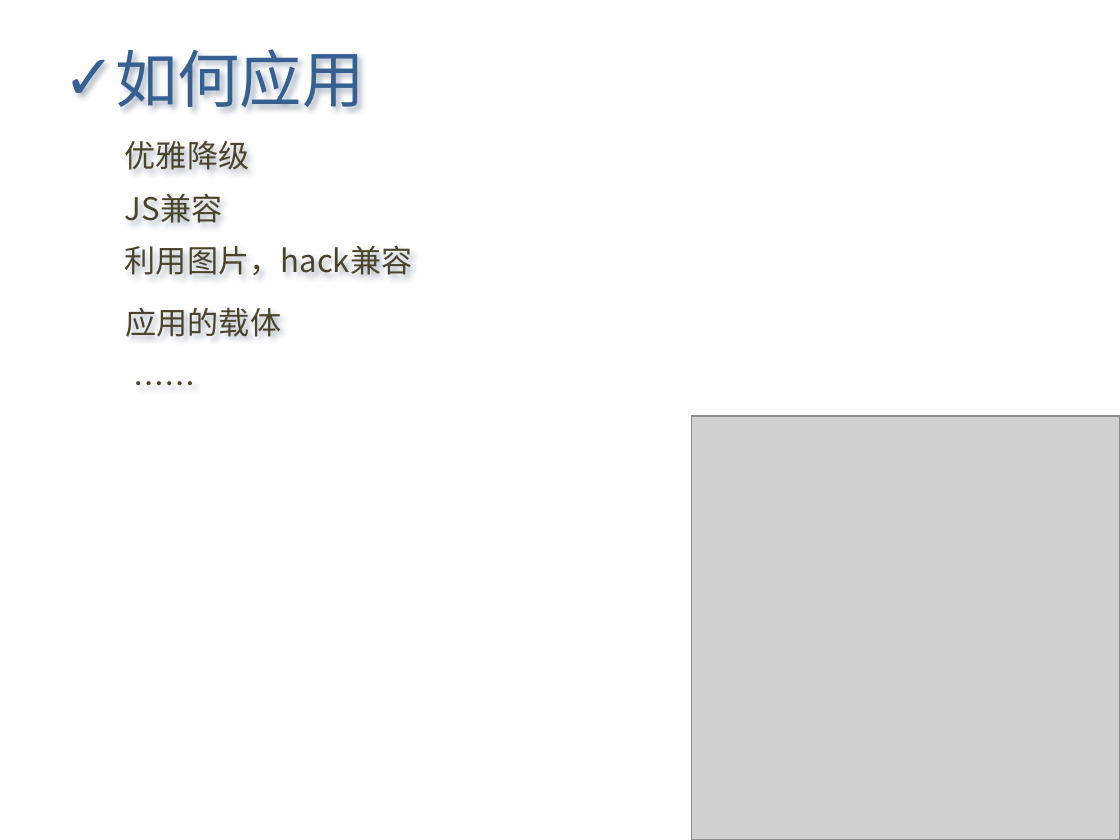
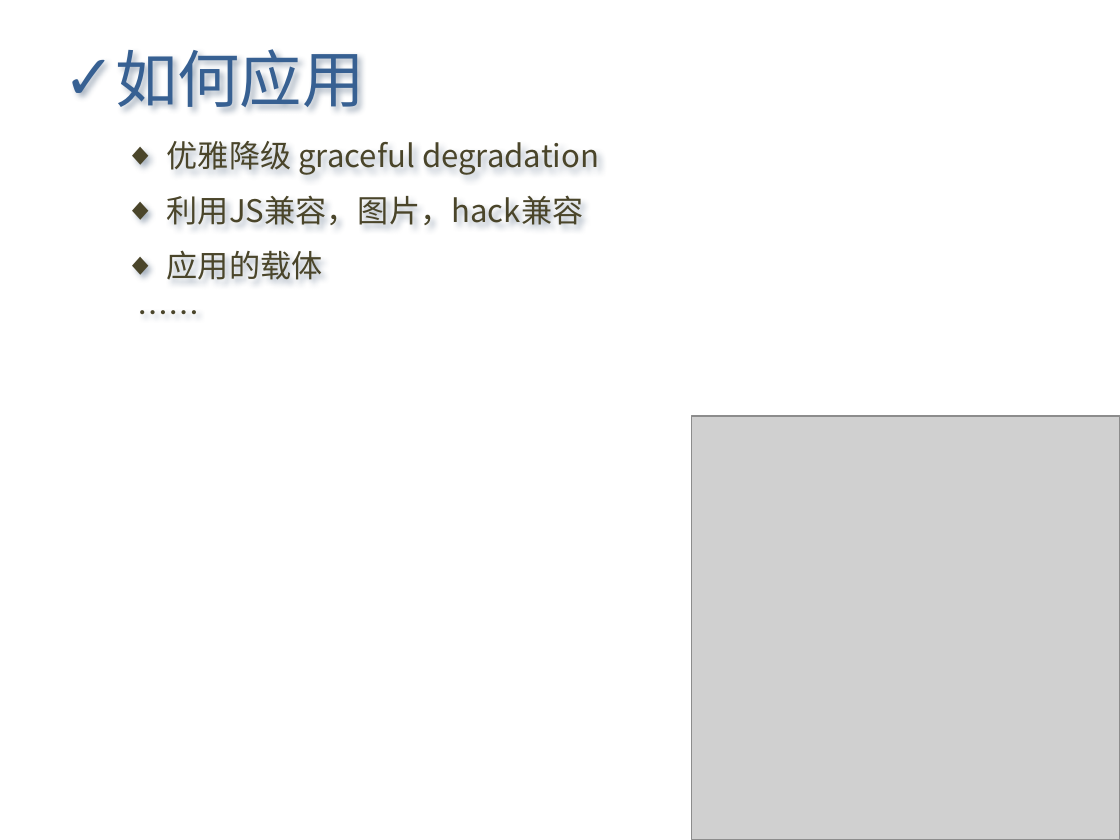
Before and after one commit to Letractively/feng33, a slide deck: slide 11 of ppt/css3知多少2011-06-23.pptx. Drawn at 1120x840 pixels with LibreOffice and Linux fonts; fonts in the diff are those of the drawing; grey boxes stand for pictures. Boxes give left, top, right and bottom in pixels: in the first picture for what was removed or moved away, otherwise in the second. Text is boxed around its words. In the diff, an @@ line names an element or a change of style, - is before the commit and + after.

Commit message:
ppt

```diff
--- a/ppt/css3知多少2011-06-23.pptx
+++ b/ppt/css3知多少2011-06-23.pptx
@@ text at (167, 141, 599, 175): text changed @@
-优雅降级
+◆ 优雅降级 graceful degradation
@@ text removed at (125, 194, 223, 223) @@
-JS兼容
@@ text at (167, 196, 584, 225): text changed @@
-利用图片，hack兼容
+◆ 利用JS兼容，图片，hack兼容
@@ text "应用的载体": place and size @@
-text "应用的载体" at (125, 308, 281, 337)
+text "应用的载体" at (167, 251, 323, 280)
@@ text "应用的载体" at (167, 251, 323, 280): bullet none to ◆ @@
@@ text "……": place and size @@
-text "……" at (122, 358, 786, 408)
+text "……" at (127, 288, 791, 337)
```
Also in this commit, not shown: 7 other slides changed, 2 slides added, 1 slide removed.
